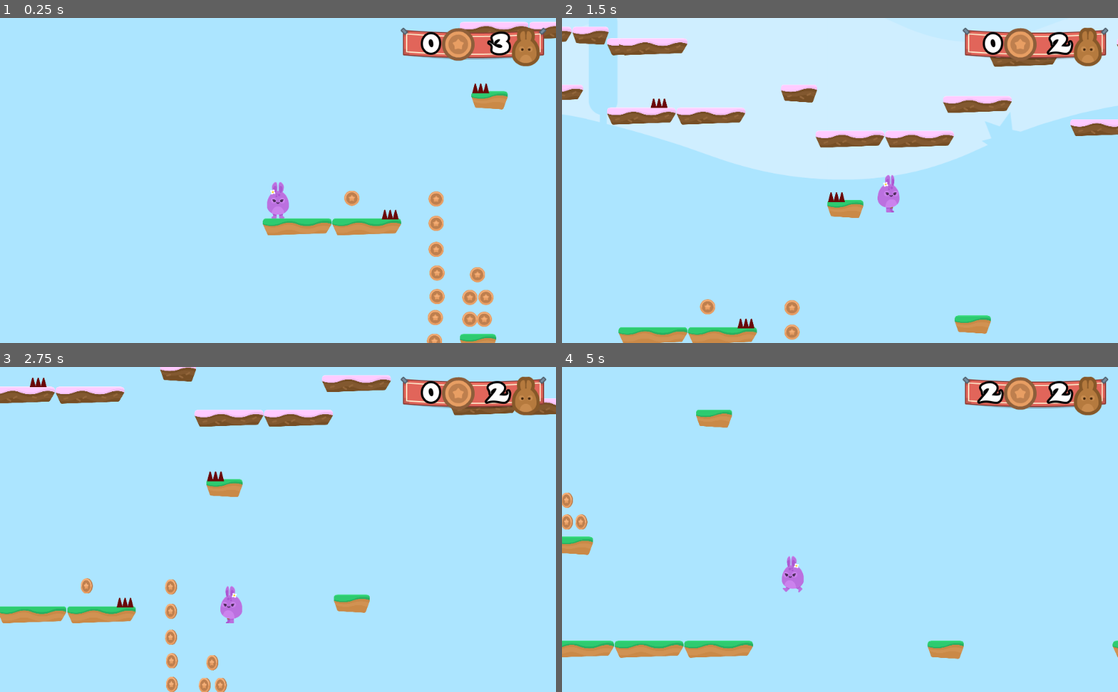
Above: before the commit, frames 1-4 (two rows, left to right).
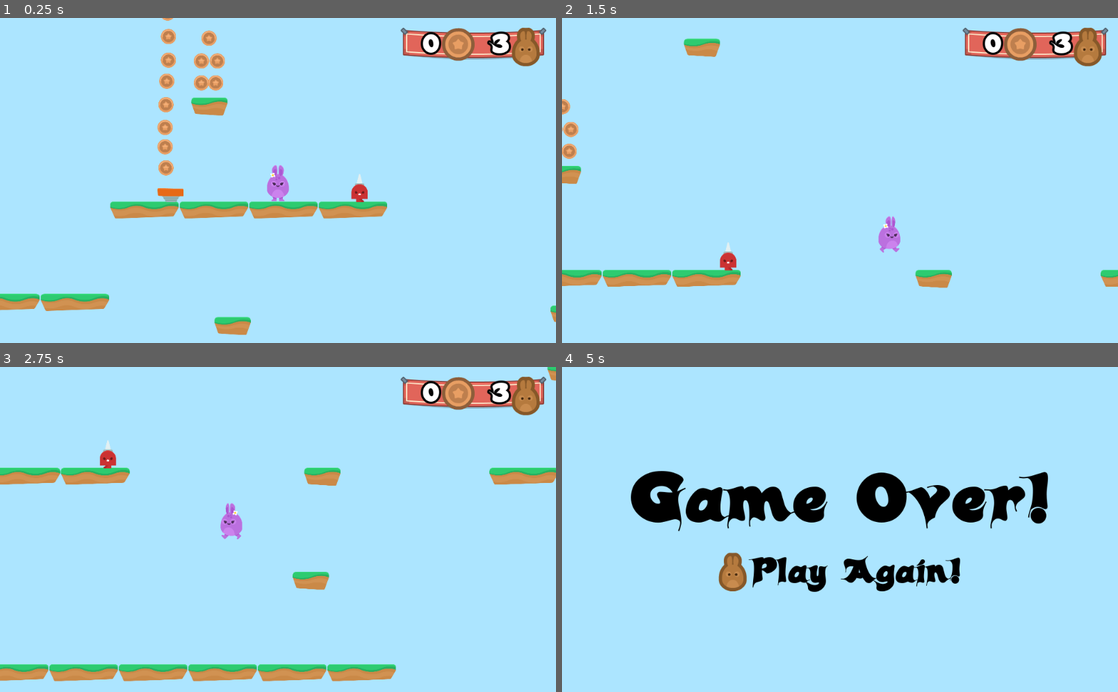
Above: after the commit, the same moments.

Repository: JhonH3avy/HoppyDays
Game: Godot game, scene res://Levels/Level1.tscn
Same seed, same stepped clock (60 frames per second), same inputs: the game is played once before the commit and once after it.
Inputs:
- Up to frame 1 (0.25 s): no input
- Up to frame 2 (1.5 s): hold W (jump) 0.53-1.28 s; hold D (right) from 0.53 s (still down); tap W (jump) at 1.35 s
- Up to frame 3 (2.75 s): tap W (jump) at 1.52, 1.82 s; release D (right) at 2.03 s; hold A (left) from 2.03 s (still down); hold W (jump) from 2.03 s (still down)
- Up to frame 4 (5 s): release A (left) at 2.78 s; release W (jump) at 2.78 s; hold D (right) 2.78-4.28 s; tap W (jump) at 2.85, 3.02, 3.32, 4.35, 4.52, 4.82 s; hold W (jump) 3.53-4.28 s; hold A (left) from 4.28 s (still down)

The runs differ from the first frame. In frame 1, 9.6% of the frame differs, in the area x 0-100%, y 0-100%; in frame 2, 41%; in frame 3, 13%; in frame 4, 14%.

Commit message:
Spikeman NPC

Diff:
--- /dev/null
+++ b/Enemies/Spikeman.tscn
@@ -0,0 +1,90 @@
+[gd_scene load_steps=9 format=2]
+
+[ext_resource path="res://Enemies/hazzard.gd" type="Script" id=1]
+[ext_resource path="res://GFX/Enemies/spikeMan_jump.png" type="Texture" id=2]
+[ext_resource path="res://GFX/Enemies/spikeMan_walk1.png" type="Texture" id=3]
+[ext_resource path="res://GFX/Enemies/spikeMan_walk2.png" type="Texture" id=4]
+[ext_resource path="res://GFX/Enemies/spikeMan_stand.png" type="Texture" id=5]
+
+[sub_resource type="SpriteFrames" id=1]
+animations = [ {
+"frames": [ ExtResource( 2 ) ],
+"loop": true,
+"name": "jump",
+"speed": 5.0
+}, {
+"frames": [ ExtResource( 3 ), ExtResource( 4 ) ],
+"loop": true,
+"name": "walk",
+"speed": 5.0
+}, {
+"frames": [ ExtResource( 5 ) ],
+"loop": true,
+"name": "stand",
+"speed": 5.0
+} ]
+
+[sub_resource type="CapsuleShape2D" id=2]
+radius = 44.7118
+height = 69.0283
+
+[sub_resource type="Animation" id=3]
+resource_name = "patrol"
+length = 8.0
+loop = true
+tracks/0/type = "value"
+tracks/0/path = NodePath("AnimatedSprite:animation")
+tracks/0/interp = 1
+tracks/0/loop_wrap = true
+tracks/0/imported = false
+tracks/0/enabled = true
+tracks/0/keys = {
+"times": PoolRealArray( 0, 1.5, 2, 5, 5.5, 7 ),
+"transitions": PoolRealArray( 1, 1, 1, 1, 1, 1 ),
+"update": 1,
+"values": [ "walk", "stand", "walk", "stand", "walk", "stand" ]
+}
+tracks/1/type = "value"
+tracks/1/path = NodePath("AnimatedSprite:flip_h")
+tracks/1/interp = 1
+tracks/1/loop_wrap = true
+tracks/1/imported = false
+tracks/1/enabled = true
+tracks/1/keys = {
+"times": PoolRealArray( 2, 5.4 ),
+"transitions": PoolRealArray( 1, 1 ),
+"update": 1,
+"values": [ true, false ]
+}
+tracks/2/type = "value"
+tracks/2/path = NodePath(".:position")
+tracks/2/interp = 1
+tracks/2/loop_wrap = true
+tracks/2/imported = false
+tracks/2/enabled = true
+tracks/2/keys = {
+"times": PoolRealArray( 0, 1.5, 2, 5, 5.5, 7, 8 ),
+"transitions": PoolRealArray( 1, 1, 1, 1, 1, 1, 1 ),
+"update": 0,
+"values": [ Vector2( 0, 0 ), Vector2( 100, 0 ), Vector2( 100, 0 ), Vector2( -100, 0 ), Vector2( -100, 0 ), Vector2( 0, 0 ), Vector2( 0, 0 ) ]
+}
+
+[node name="Spikeman" type="Node2D"]
+position = Vector2( -100, 0 )
+
+[node name="Area2D" type="Area2D" parent="."]
+collision_layer = 8
+script = ExtResource( 1 )
+
+[node name="AnimatedSprite" type="AnimatedSprite" parent="Area2D"]
+frames = SubResource( 1 )
+animation = "stand"
+playing = true
+
+[node name="CollisionShape2D" type="CollisionShape2D" parent="Area2D"]
+shape = SubResource( 2 )
+
+[node name="AnimationPlayer" type="AnimationPlayer" parent="Area2D"]
+autoplay = "patrol"
+anims/patrol = SubResource( 3 )
+[connection signal="body_entered" from="Area2D" to="Area2D" method="_on_hazzard_body_entered"]
--- a/spikes_top.gd
+++ b/Enemies/hazzard.gd
@@ -2,5 +2,5 @@
 
 
 
-func _on_spikes_top_body_entered(body):
+func _on_hazzard_body_entered(body):
 	get_tree().call_group("GameState", "hurt")
--- a/Environment/spikes_top.tscn
+++ b/Environment/spikes_top.tscn
@@ -1,6 +1,6 @@
 [gd_scene load_steps=3 format=2]
 
-[ext_resource path="res://spikes_top.gd" type="Script" id=1]
+[ext_resource path="res://Enemies/hazzard.gd" type="Script" id=1]
 [ext_resource path="res://GFX/Environment/spikes_top.png" type="Texture" id=2]
 
 [node name="SpikesTop" type="Area2D"]
@@ -14,4 +14,4 @@
 [node name="CollisionPolygon2D" type="CollisionPolygon2D" parent="."]
 visible = false
 polygon = PoolVector2Array( -32.4665, -28.9927, -46.6826, 26.6173, 47.6463, 26.9579, 31.924, -28.9927 )
-[connection signal="body_entered" from="." to="." method="_on_spikes_top_body_entered"]
+[connection signal="body_entered" from="." to="." method="_on_hazzard_body_entered"]
--- a/Levels/Level1.tscn
+++ b/Levels/Level1.tscn
@@ -8,12 +8,13 @@
 [ext_resource path="res://Environment/JumpPad.tscn" type="PackedScene" id=6]
 [ext_resource path="res://GUI/GUI.tscn" type="PackedScene" id=7]
 [ext_resource path="res://Items/Coin.tscn" type="PackedScene" id=8]
+[ext_resource path="res://Enemies/Spikeman.tscn" type="PackedScene" id=9]
 
 [node name="Level1" type="Node2D"]
 script = ExtResource( 1 )
 
 [node name="Player" parent="." instance=ExtResource( 2 )]
-position = Vector2( 1620, 1320 )
+position = Vector2( 3103.76, 2674.73 )
 SPEED = 1500
 WORLD_LIMIT = 5000
 
@@ -48,52 +49,58 @@
 "GUI",
 ] instance=ExtResource( 7 )]
 
-[node name="Node" type="Node" parent="."]
+[node name="Coins" type="Node" parent="."]
+editor/display_folded = true
 
-[node name="Coin" parent="Node" instance=ExtResource( 8 )]
+[node name="Coin" parent="Coins" instance=ExtResource( 8 )]
 position = Vector2( 2028.15, 1487.76 )
 
-[node name="Coin2" parent="Node" instance=ExtResource( 8 )]
+[node name="Coin2" parent="Coins" instance=ExtResource( 8 )]
 position = Vector2( 2494.05, 1492.41 )
 
-[node name="Coin3" parent="Node" instance=ExtResource( 8 )]
+[node name="Coin3" parent="Coins" instance=ExtResource( 8 )]
 position = Vector2( 2494.05, 1627.52 )
 
-[node name="Coin4" parent="Node" instance=ExtResource( 8 )]
+[node name="Coin4" parent="Coins" instance=ExtResource( 8 )]
 position = Vector2( 2494.05, 1771.95 )
 
-[node name="Coin5" parent="Node" instance=ExtResource( 8 )]
+[node name="Coin5" parent="Coins" instance=ExtResource( 8 )]
 position = Vector2( 2498.71, 1902.4 )
 
-[node name="Coin6" parent="Node" instance=ExtResource( 8 )]
+[node name="Coin6" parent="Coins" instance=ExtResource( 8 )]
 position = Vector2( 2498.71, 2032.86 )
 
-[node name="Coin7" parent="Node" instance=ExtResource( 8 )]
+[node name="Coin7" parent="Coins" instance=ExtResource( 8 )]
 position = Vector2( 2489.39, 2149.33 )
 
-[node name="Coin8" parent="Node" instance=ExtResource( 8 )]
+[node name="Coin8" parent="Coins" instance=ExtResource( 8 )]
 position = Vector2( 2484.73, 2279.78 )
 
-[node name="Coin9" parent="Node" instance=ExtResource( 8 )]
+[node name="Coin9" parent="Coins" instance=ExtResource( 8 )]
 position = Vector2( 2480.07, 2405.58 )
 
-[node name="Coin10" parent="Node" instance=ExtResource( 8 )]
+[node name="Coin10" parent="Coins" instance=ExtResource( 8 )]
 position = Vector2( 2480.07, 2512.73 )
 
-[node name="Coin11" parent="Node" instance=ExtResource( 8 )]
+[node name="Coin11" parent="Coins" instance=ExtResource( 8 )]
 position = Vector2( 2484.73, 2629.21 )
 
-[node name="Coin12" parent="Node" instance=ExtResource( 8 )]
+[node name="Coin12" parent="Coins" instance=ExtResource( 8 )]
 position = Vector2( 2680.41, 2158.65 )
 
-[node name="Coin13" parent="Node" instance=ExtResource( 8 )]
+[node name="Coin13" parent="Coins" instance=ExtResource( 8 )]
 position = Vector2( 2759.61, 2158.65 )
 
-[node name="Coin14" parent="Node" instance=ExtResource( 8 )]
+[node name="Coin14" parent="Coins" instance=ExtResource( 8 )]
 position = Vector2( 2768.93, 2037.52 )
 
-[node name="Coin15" parent="Node" instance=ExtResource( 8 )]
+[node name="Coin15" parent="Coins" instance=ExtResource( 8 )]
 position = Vector2( 2680.41, 2037.52 )
 
-[node name="Coin16" parent="Node" instance=ExtResource( 8 )]
+[node name="Coin16" parent="Coins" instance=ExtResource( 8 )]
 position = Vector2( 2722.34, 1911.72 )
+
+[node name="NPCs" type="Node" parent="."]
+
+[node name="Spikeman" parent="NPCs" instance=ExtResource( 9 )]
+position = Vector2( 3537.86, 2741.18 )
--- a/Player/Player.gd
+++ b/Player/Player.gd
@@ -44,7 +44,7 @@
 func apply_gravity():
 	if (position.y > WORLD_LIMIT):
 		get_tree().call_group("GameState", "fall_out")
-	if is_on_floor():
+	if is_on_floor() and motion.y > 0:
 		motion.y = 0
 	elif is_on_ceiling():
 		motion.y = GRAVITY
Not shown: 1 places in Levels/Level1.tscn that only renumber resources
